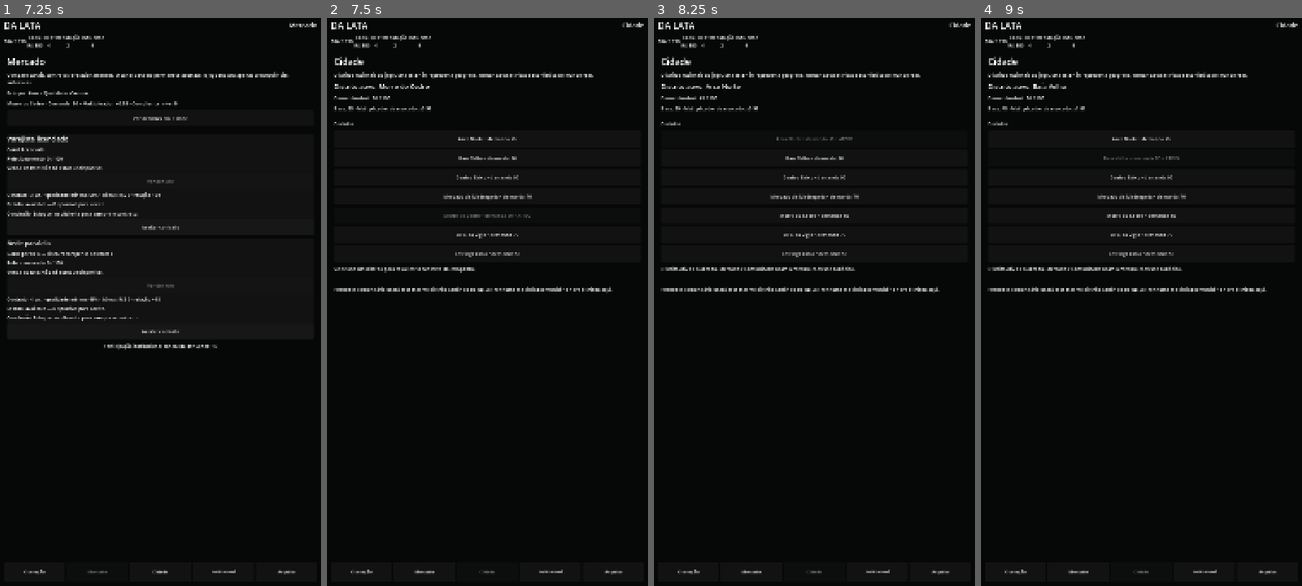
Above: before the commit, frames 1-4 (left to right).
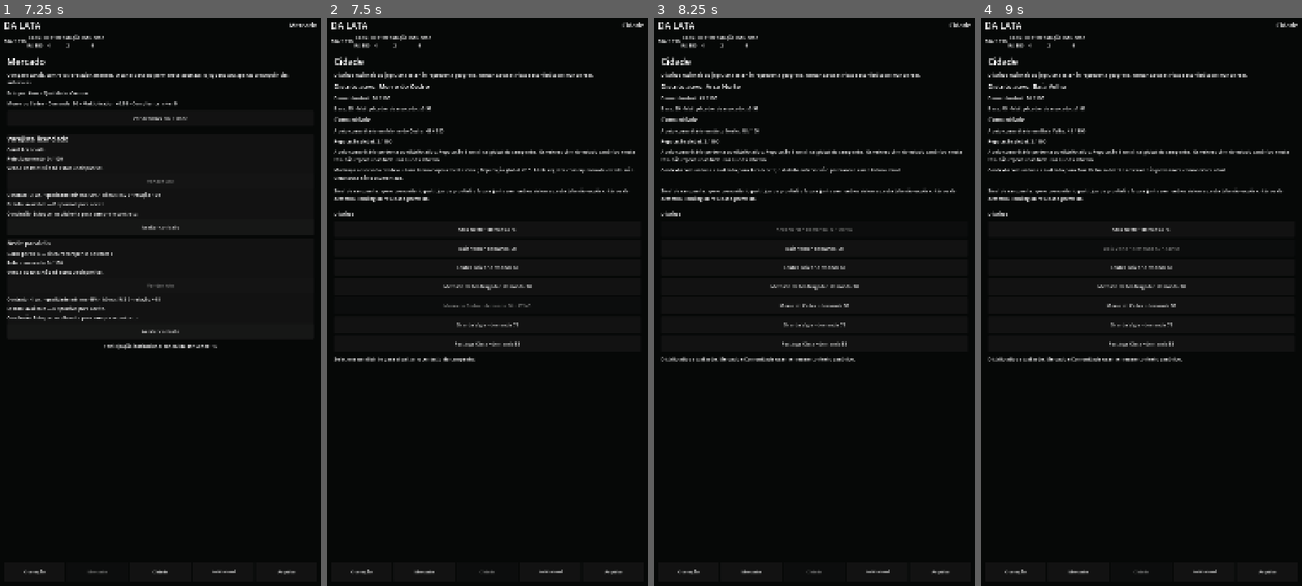
Above: after the commit, the same moments.

Repository: az1nn/growing-rio
Game: Godot game, scene res://scenes/shell/game_shell.tscn
The game is run twice, just before and just after one commit, with the same random seed, the same clock (stepped at 60 frames per second) and the same inputs.
Inputs:
- Up to frame 1 (7.25 s): click "Reiniciar ciclo" at 0.5 s; click "Reiniciar ciclo" at 1.25 s; click "Reiniciar ciclo" at 2 s; click "Cuidar (-R$5)" at 2.75 s; click "Avançar dia" at 3.5 s; click "Abrir gestão" at 4.25 s; click "Fechar gestão" at 5 s; click "Participação institucional (-…" at 5.75 s; click "Mercado" at 6.5 s
- Up to frame 2 (7.5 s): click "Ver detalhes em Cidade" at 7.25 s
- Up to frame 3 (8.25 s): click "Arco Norte • demanda 45" at 8 s
- Up to frame 4 (9 s): click "Baía Velha • demanda 50" at 8.75 s

Frame 1 is identical in both runs. In frame 2, 4.1% of the frame differs, in the area x 2-96%, y 17-61%; in frame 3, 4.0%; in frame 4, 4.0%.
Error before the commit: Invalid assignment of property or key 'text' with value of type 'String' on a base object of type 'null instance'. (res://scenes/city/city_surface.gd:50)

Commit message:
feat(rb-08): add community feedback panel

Diff:
--- a/scenes/city/city_surface.tscn
+++ b/scenes/city/city_surface.tscn
@@ -60,6 +60,41 @@
 text = "Base: 0 • Multiplicador de mercado: x1.00"
 autowrap_mode = 2
 
+[node name="CommunityHeading" type="Label" parent="Scroll/Margin/VBox"]
+layout_mode = 2
+theme_override_font_sizes/font_size = 20
+text = "Comunidade"
+
+[node name="CommunitySupportLabel" type="Label" parent="Scroll/Margin/VBox"]
+unique_name_in_owner = true
+layout_mode = 2
+text = "Apoio comunitário: 0 / 100"
+autowrap_mode = 2
+
+[node name="CommunityReputationLabel" type="Label" parent="Scroll/Margin/VBox"]
+unique_name_in_owner = true
+layout_mode = 2
+text = "Reputação global: 0 / 100"
+
+[node name="CommunityContextLabel" type="Label" parent="Scroll/Margin/VBox"]
+unique_name_in_owner = true
+layout_mode = 2
+text = "Apoio comunitário é distrital; Reputação é global."
+autowrap_mode = 2
+
+[node name="CommunityTransitionLabel" type="Label" parent="Scroll/Margin/VBox"]
+unique_name_in_owner = true
+custom_minimum_size = Vector2(0, 58)
+layout_mode = 2
+text = "Leitura comunitária aguardando estado canônico."
+autowrap_mode = 2
+
+[node name="CommunityReadinessLabel" type="Label" parent="Scroll/Margin/VBox"]
+unique_name_in_owner = true
+layout_mode = 2
+text = "Sinal de campanha: apoio comunitário participa de prontidão futura junto com outros sistemas; esta tela não expõe critérios de desfecho, ranking ou resultado preferido."
+autowrap_mode = 2
+
 [node name="Separator" type="HSeparator" parent="Scroll/Margin/VBox"]
 layout_mode = 2
 
@@ -78,9 +113,3 @@
 layout_mode = 2
 text = "Selecione um distrito para atualizar o contexto da campanha."
 autowrap_mode = 2
-
-[node name="CommunityBoundaryLabel" type="Label" parent="Scroll/Margin/VBox"]
-unique_name_in_owner = true
-layout_mode = 2
-text = "Feedback comunitário usará este mesmo distrito canônico no RB-08; nenhuma mecânica comunitária nova é criada aqui."
-autowrap_mode = 2
